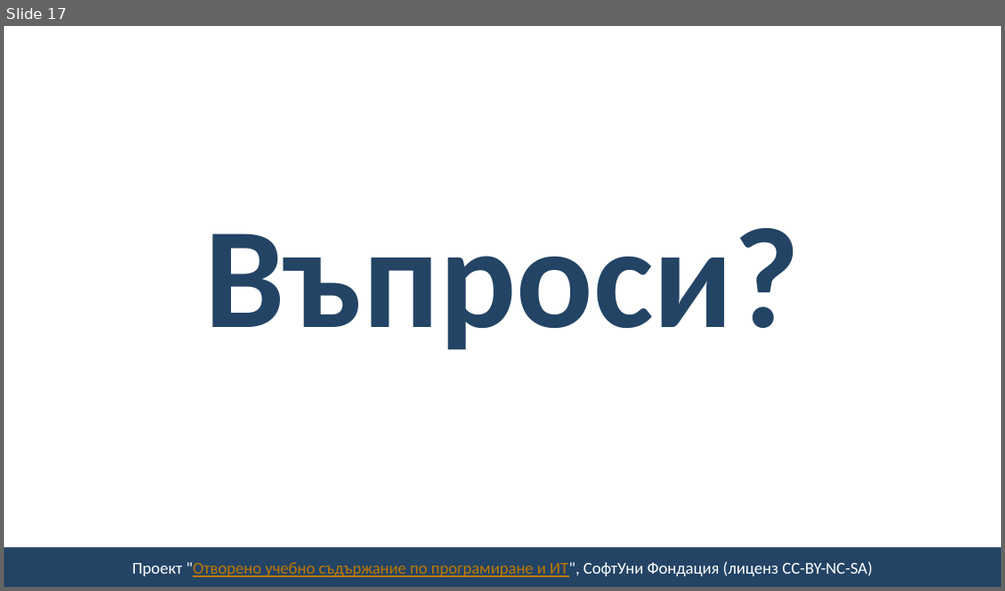
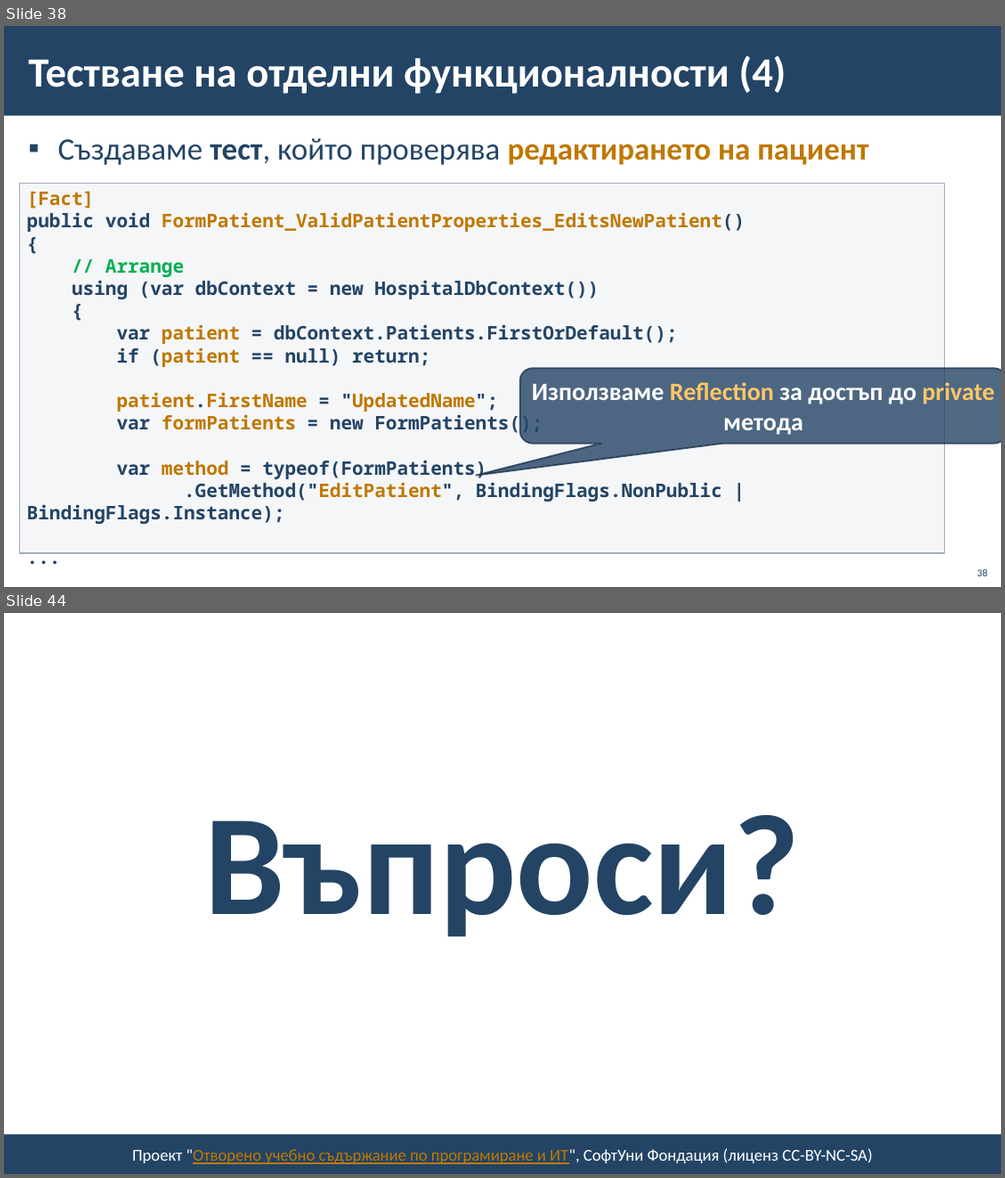
Before and after one commit to BG-IT-Edu/School-Programming, a slide deck: Courses/Software-Sciences/Module-4-Information-Systems-New/13-Information-System-Testing/13-Information-System-Testing.pptx. Shown one above the other, each under a label of ours: slide 17 before the commit, slides 38 and 44 after it; the slides between them are not shown. The pictures are 1005x591 and 1005x1178 pixels, drawn with LibreOffice and Linux fonts; fonts in the diff are those of the drawing; background and template pictures are left out. Boxes give left, top, right and bottom in pixels: in the first picture for what was removed or moved away, otherwise in the second. Text is boxed around its words. In the diff, an @@ line names an element or a change of style, - is before the commit and + after.

```diff
--- a/Courses/Software-Sciences/Module-4-Information-Systems-New/13-Information-System-Testing/13-Information-System-Testing.pptx
+++ b/Courses/Software-Sciences/Module-4-Information-Systems-New/13-Information-System-Testing/13-Information-System-Testing.pptx
@@ slide 38 added at (x1=4, y1=26, x2=1001, y2=587), background #FFFFFF @@
@@ rectangle added at (x1=4, y1=26, x2=1001, y2=116), fill #234465 @@
@@ title added at (x1=28, y1=55, x2=786, y2=94), 40 pt, text #FFFFFF, bold @@
+Тестване на отделни функционалности (4)
@@ text added at (x1=58, y1=138, x2=868, y2=165), 30 pt, text #234465, bold @@
+▪ Създаваме тест, който проверява редактирането на пациент
@@ rectangle added at (x1=20, y1=183, x2=945, y2=553), fill #C2C7D2 at 15% opacity, outline #A3ABBC 1 pt, 18 pt, text #234465, bold @@
+[Fact]
+public void FormPatient_ValidPatientProperties_EditsNewPatient()
+{
+// Arrange
+using (var dbContext = new HospitalDbContext())
+{
+var patient = dbContext.Patients.FirstOrDefault();
+if (patient == null) return;
+patient.FirstName = "UpdatedName";
+var formPatients = new FormPatients();
+var method = typeof(FormPatients)
+.GetMethod("EditPatient", BindingFlags.NonPublic | BindingFlags.Instance);
+...
@@ rounded speech box added at (x1=520, y1=368, x2=1001, y2=443), fill #234465 at 80% opacity, outline #1A334C 1.5 pt, 24 pt, text #FFFFFF, bold @@
+Използваме Reflection за достъп до private метода
@@ page number added at (x1=977, y1=569, x2=987, y2=576), 10 pt, text #234465 @@
+38
@@ what was slide 17 is now slide 44 @@
```
Also in this commit, not shown: 11 slides changed, 29 other slides added, 3 slides removed.
